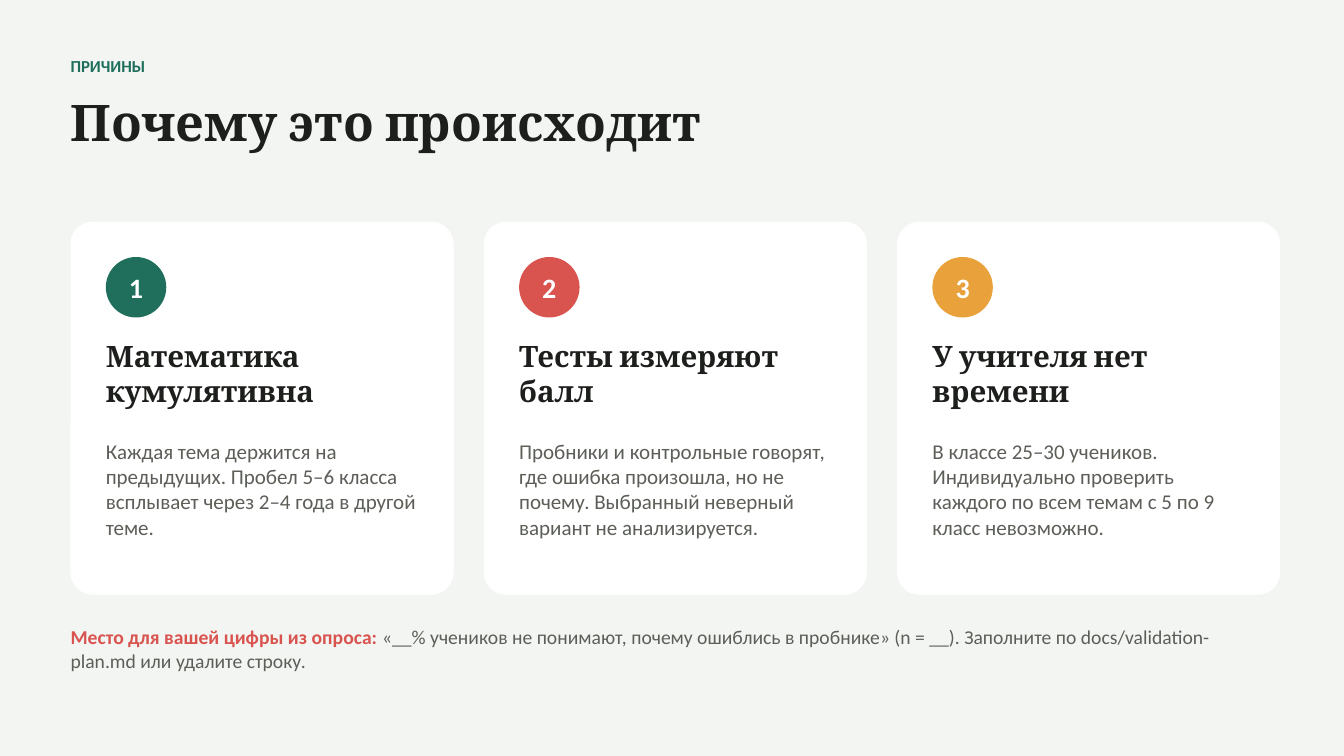
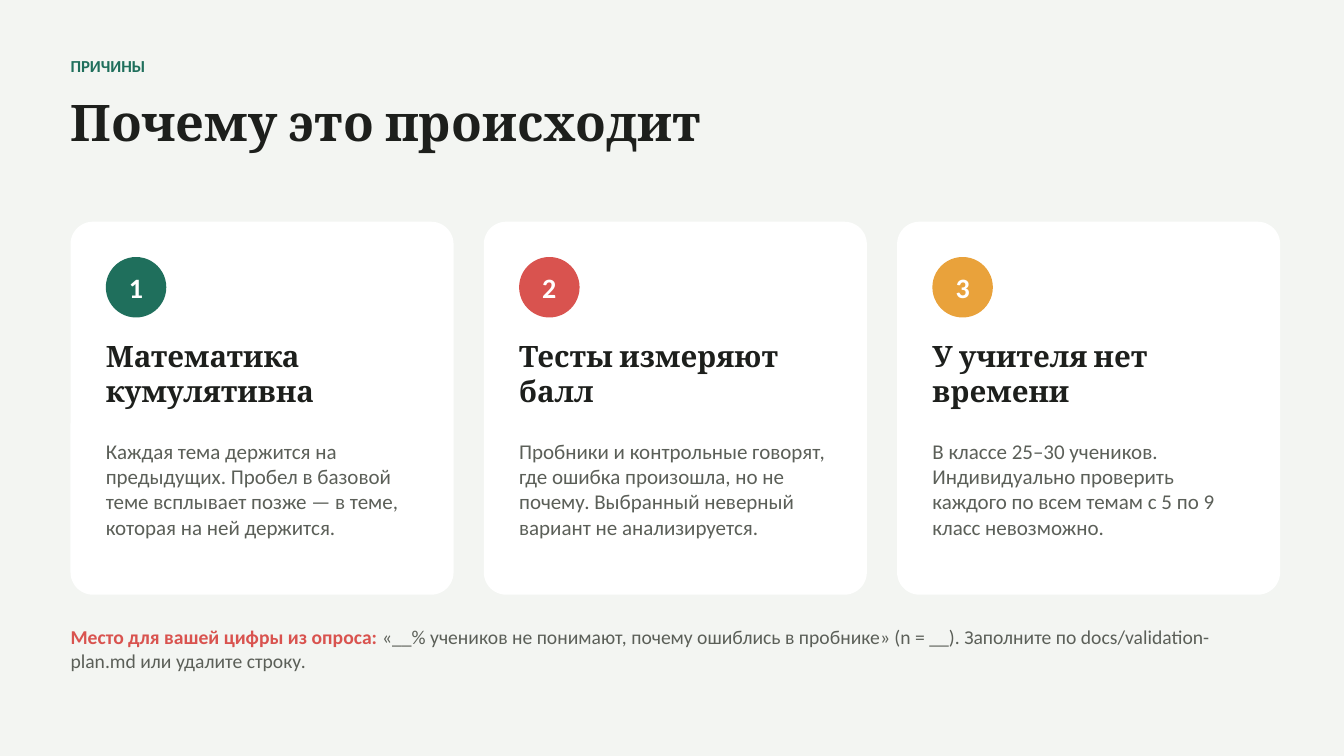
Before and after one commit to sas1k00/hackathonchik, a slide deck: slide 3 of docs/Tamyr_VentureHack2026.pptx. Drawn at 1344x756 pixels with LibreOffice and Linux fonts; fonts in the diff are those of the drawing. Boxes give left, top, right and bottom in pixels: in the first picture for what was removed or moved away, otherwise in the second. Text is boxed around its words. In the diff, an @@ line names an element or a change of style, - is before the commit and + after.

```diff
--- a/docs/Tamyr_VentureHack2026.pptx
+++ b/docs/Tamyr_VentureHack2026.pptx
@@ text at box(106, 445, 398, 539): text changed @@
-Каждая тема держится на предыдущих. Пробел 5–6 класса всплывает через 2–4 года в другой теме.
+Каждая тема держится на предыдущих. Пробел в базовой теме всплывает позже — в теме, которая на ней держится.
```
Also in this commit, not shown: 5 other slides changed, 1 slide added, 11 other files.
